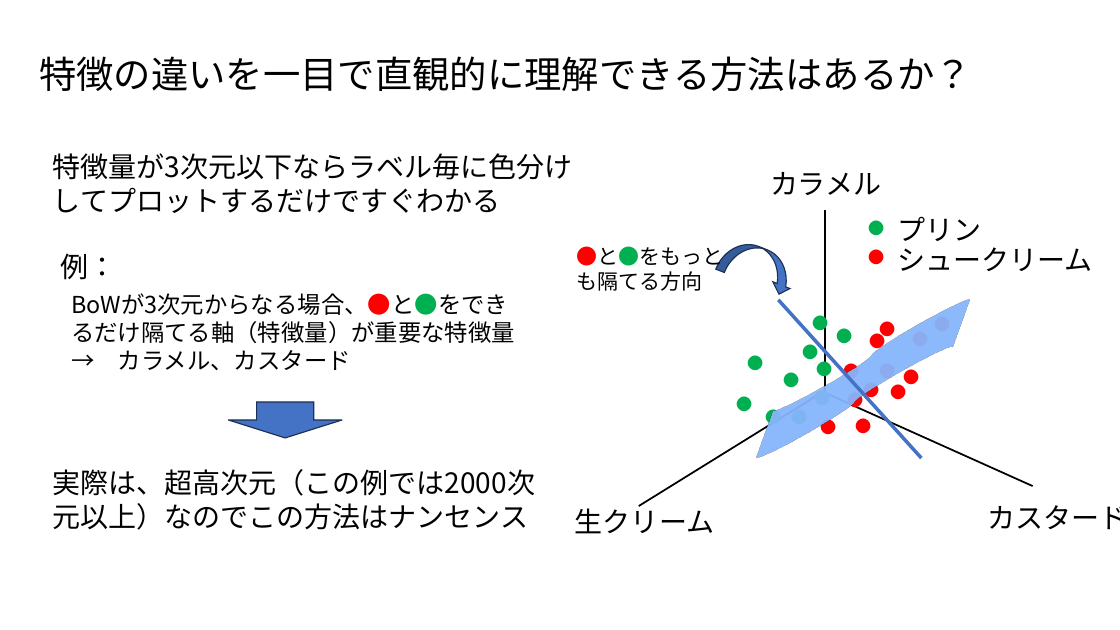
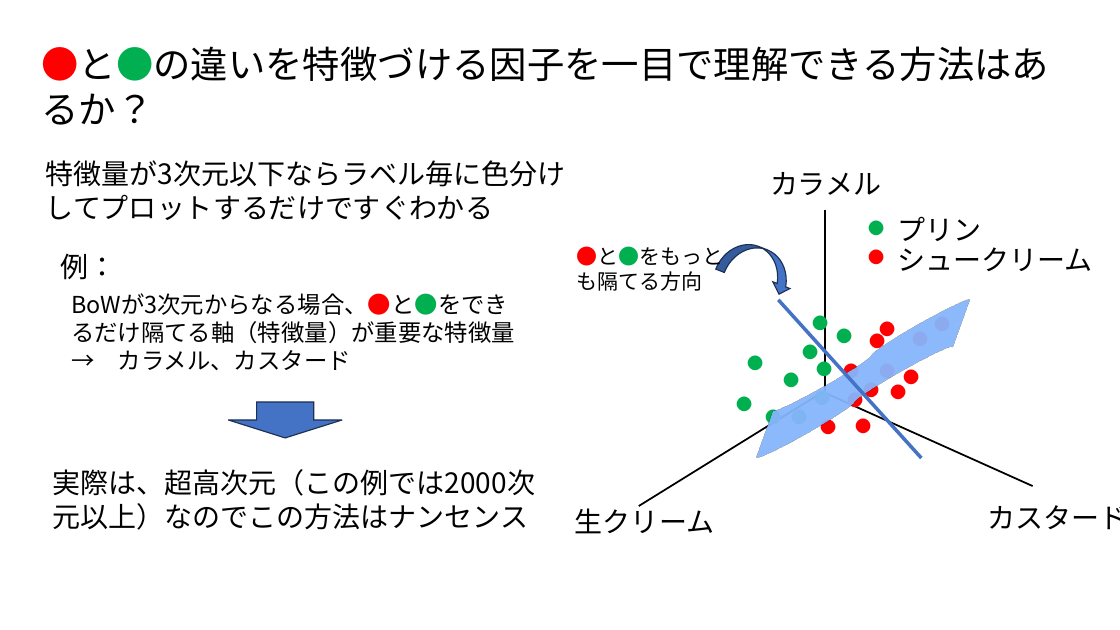
Before and after one commit to ueharaLab/NLP_7-PCA, a slide deck: slide 3 of NLP_6 PCA(BASICS).pptx. Drawn at 1120x630 pixels with LibreOffice and Linux fonts; fonts in the diff are those of the drawing. Boxes give left, top, right and bottom in pixels: in the first picture for what was removed or moved away, otherwise in the second. Text is boxed around its words. In the diff, an @@ line names an element or a change of style, - is before the commit and + after.

```diff
--- a/NLP_6 PCA(BASICS).pptx
+++ b/NLP_6 PCA(BASICS).pptx
@@ text at box(42, 46, 1050, 125): text changed @@
-特徴の違いを一目で直観的に理解できる方法はあるか？
+●と●の違いを特徴づける因子を一目で理解できる方法はあるか？
@@ text "特徴量が3次元以下ならラベル毎に色分けしてプロットするだけですぐわかる": place and size @@
-text "特徴量が3次元以下ならラベル毎に色分けしてプロットするだけですぐわかる" at box(53, 153, 573, 180)
+text "特徴量が3次元以下ならラベル毎に色分けしてプロットするだけですぐわかる" at box(46, 160, 566, 187)
```
Also in this commit, not shown: 5 other slides changed, 12 slides removed, 5 other files.
